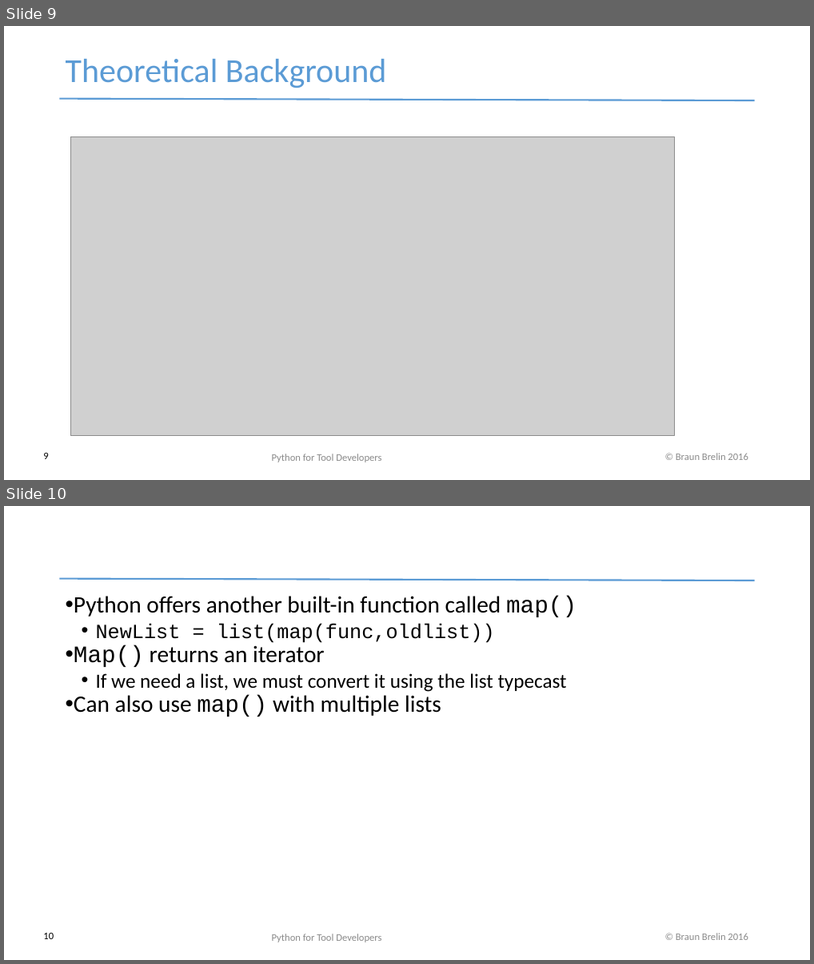
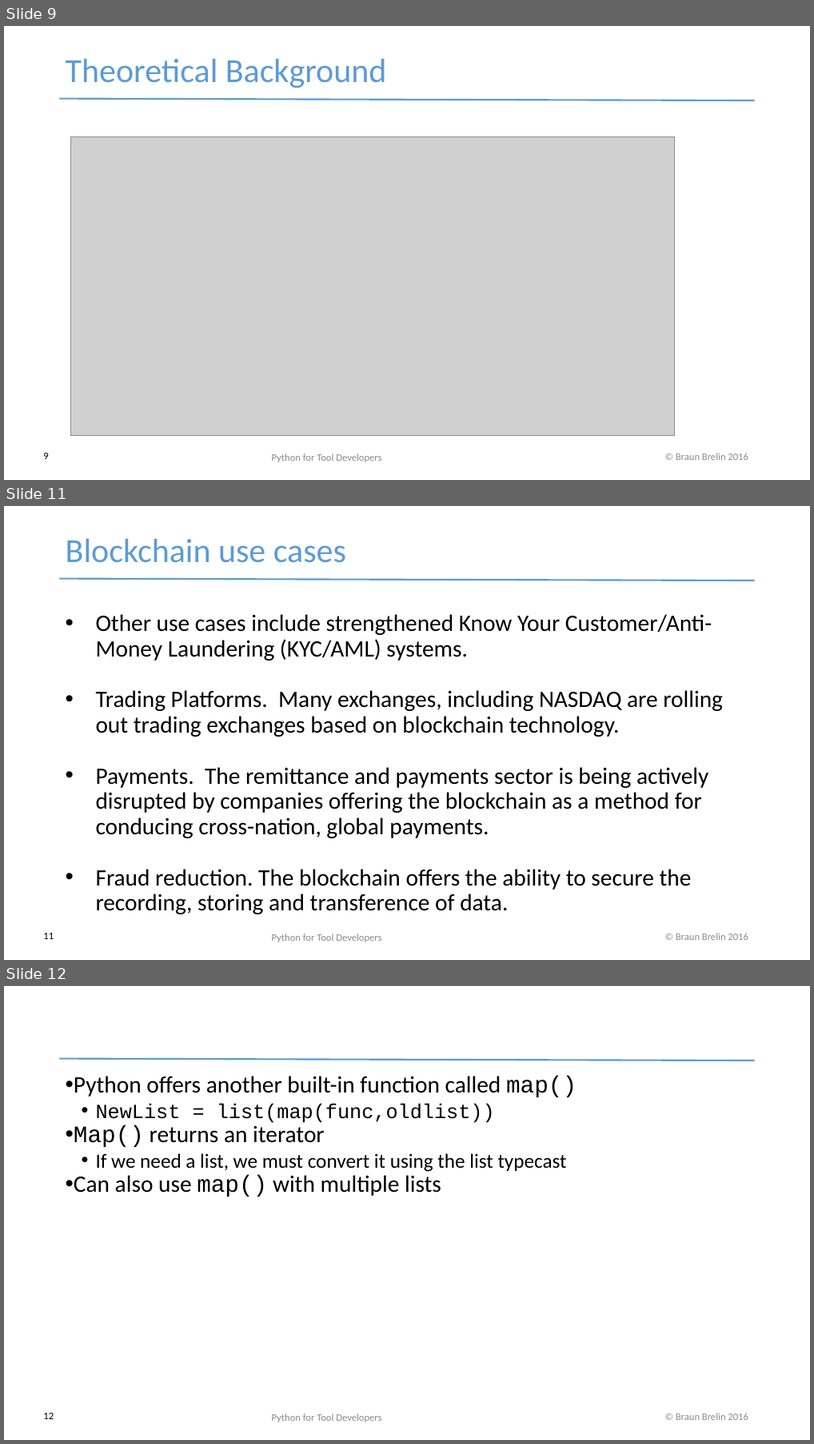
Before and after one commit to redmage123/btc-introductory-workshop, a slide deck: docs/Blockchain workshop v0.1.pptx. Shown one above the other, each under a label of ours: slides 9 and 10 before the commit, slides 9, 11 and 12 after it; the slides between them are not shown. The pictures are 814x964 and 814x1444 pixels, drawn with LibreOffice and Linux fonts; fonts in the diff are those of the drawing; grey boxes stand for pictures. Boxes give left, top, right and bottom in pixels: in the first picture for what was removed or moved away, otherwise in the second. Text is boxed around its words. In the diff, an @@ line names an element or a change of style, - is before the commit and + after.

Commit message:
Updating the slide deck.

```diff
--- a/docs/Blockchain workshop v0.1.pptx
+++ b/docs/Blockchain workshop v0.1.pptx
@@ slide 11 added at (x1=4, y1=506, x2=810, y2=960), background #FFFFFF; not listed: 2 template elements that a slide beside it also shows @@
@@ text added at (x1=66, y1=539, x2=346, y2=563), 40 pt, text #5B9BD5 @@
+Blockchain use cases
@@ text added at (x1=96, y1=614, x2=723, y2=914), 28 pt, text #000000 @@
+• Other use cases include strengthened Know Your Customer/Anti-Money Laundering (KYC/AML) systems.
+• Trading Platforms. Many exchanges, including NASDAQ are rolling out trading exchanges based on blockchain technology.
+• Payments. The remittance and payments sector is being actively disrupted by companies offering the blockchain as a method for conducing cross-nation, global payments.
+• Fraud reduction. The blockchain offers the ability to secure the recording, storing and transference of data.
@@ page number added at (x1=43, y1=932, x2=54, y2=939), 12 pt, text #000000 @@
+11
@@ text added at (x1=272, y1=933, x2=382, y2=942), 12 pt, text #8B8B8B @@
+Python for Tool Developers
@@ what was slide 10 is now slide 12 @@
@@ page number at (x1=43, y1=1412, x2=54, y2=1419): text changed @@
-10
+12
```
Also in this commit, not shown: 1 other slide added, 1 other file.
